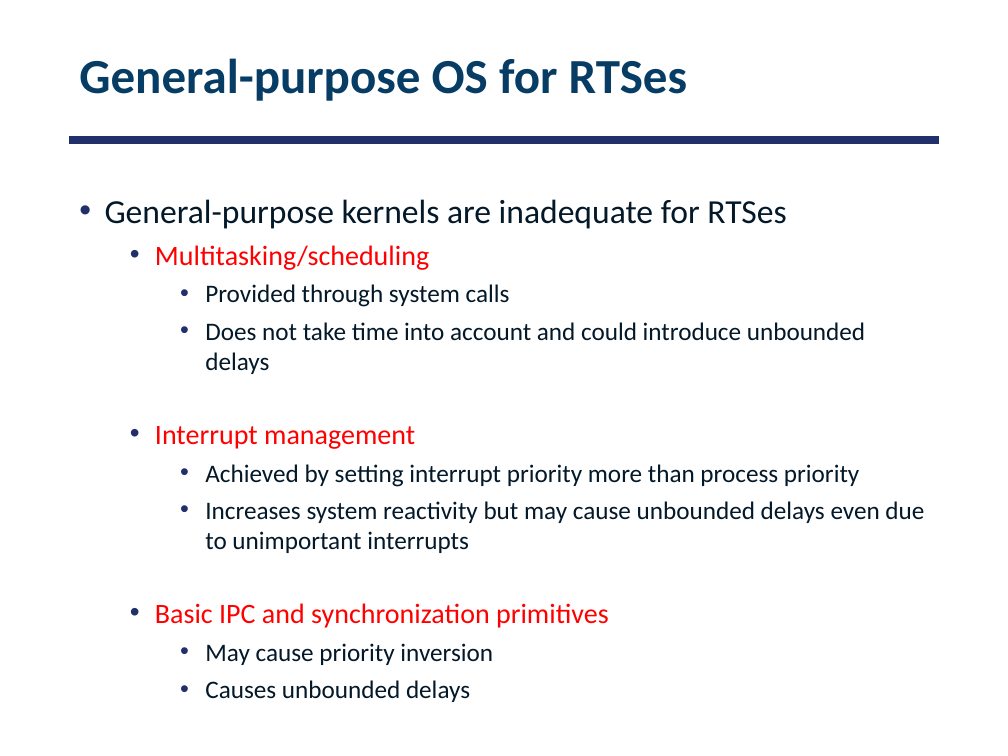
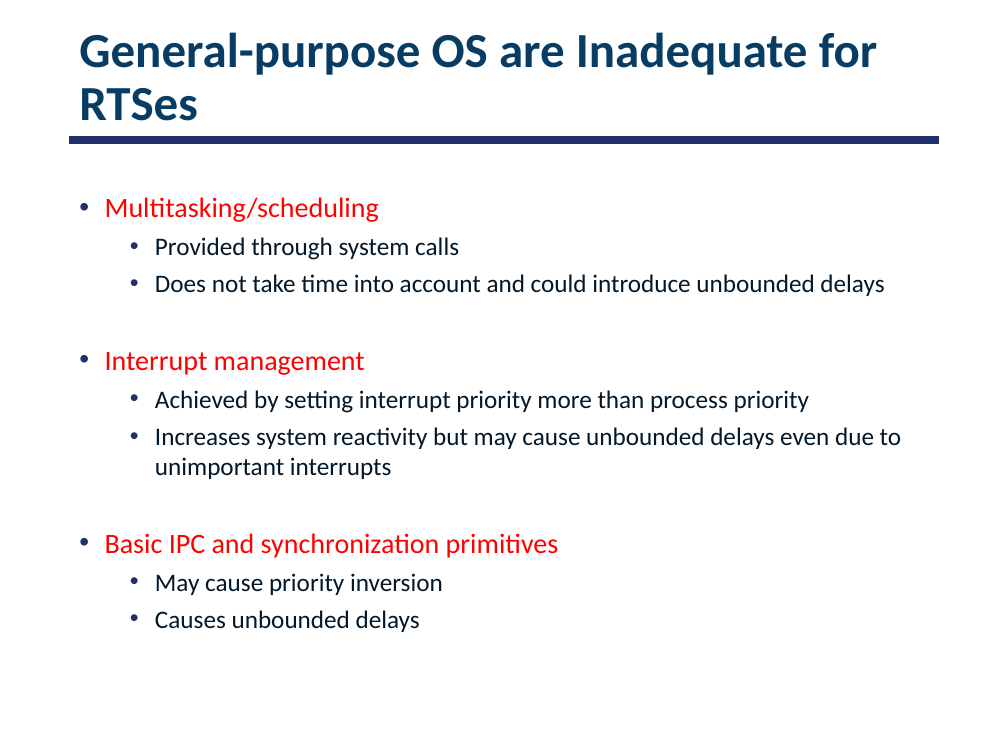
Before and after one commit to smajidzahedi/ECE350, a slide deck: slide 7 of 06-realtime.pptx. Drawn at 1008x756 pixels with LibreOffice and Linux fonts; fonts in the diff are those of the drawing. Boxes give left, top, right and bottom in pixels: in the first picture for what was removed or moved away, otherwise in the second. Text is boxed around its words. In the diff, an @@ line names an element or a change of style, - is before the commit and + after.

```diff
--- a/06-realtime.pptx
+++ b/06-realtime.pptx
@@ title at (79, 32, 878, 121): text changed @@
-General-purpose OS for RTSes
+General-purpose OS are Inadequate for RTSes
@@ text "Multitasking/scheduling" at (105, 197, 901, 632): list level 2 to 1 in "Multitasking/scheduling"; list level 3 to 2 in "Provided through system calls"; list level 3 to 2 in "Does not take time into ..."; list level 2 to 1 in "Interrupt management"; list level 3 to 2 in "Achieved by setting interrupt priority ..."; list level 3 to 2 in "Increases system reactivity but may ..."; list level 2 to 1 in "Basic IPC and synchronization primitives"; list level 3 to 2 in "May cause priority inversion"; list level 3 to 2 in "Causes unbounded delays" @@
@@ text at (105, 199, 786, 229): paragraph removed @@
-• General-purpose kernels are inadequate for RTSes
```
Also in this commit, not shown: 3 other files.
